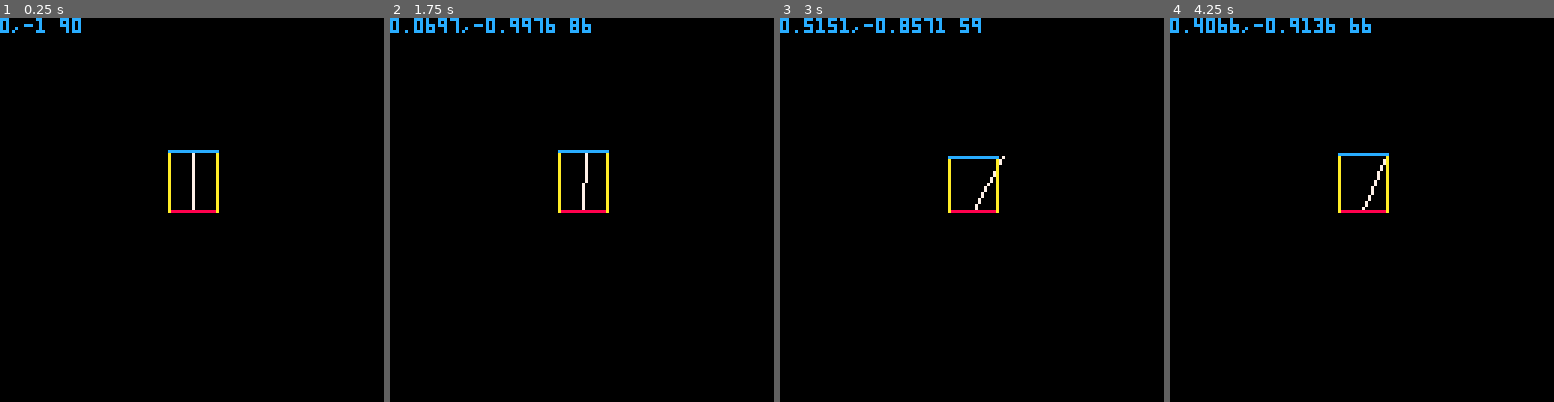
Above: before the commit, frames 1-4 (left to right).
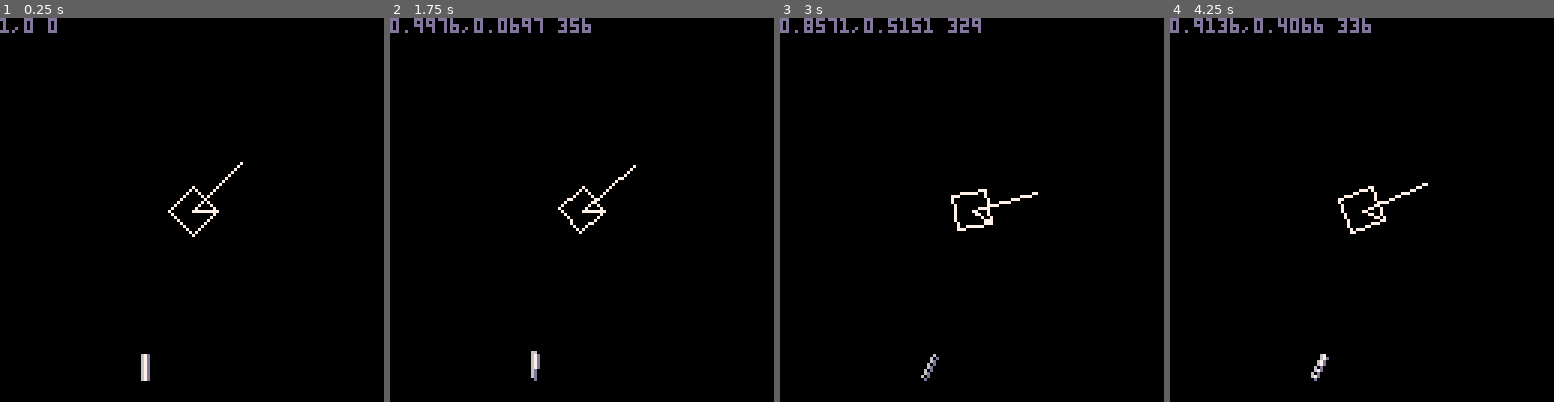
Above: after the commit, the same moments.

Repository: kallanreed/pico8_games
Game: PICO-8 cartridge rotate.p8
The game is run twice, just before and just after one commit, with the same random seed, the same clock (stepped at 60 frames per second) and the same inputs.
Inputs:
- Up to frame 1 (0.25 s): no input
- Up to frame 2 (1.75 s): hold Right from 1.6 s (still down)
- Up to frame 3 (3 s): release Right at 2.1 s; hold Right from 2.47 s (still down)
- Up to frame 4 (4.25 s): release Right at 3.03 s; hold Left 3.08-3.58 s; hold Right from 4.02 s (still down)

The runs differ from the first frame. In frame 1, 1.4% of the frame differs, in the area x 0-64%, y 0-95%; in frame 2, 2.0%; in frame 3, 2.1%; in frame 4, 2.1%, in the area x 0-68%, y 0-95%.

Commit message:
rotate matrix

Diff:
--- a/rotate.p8
+++ b/rotate.p8
@@ -3,25 +3,34 @@
 __lua__
 
 function _init()
-	a=90
-	ax=0
-	ay=0
-	x1=64
-	y1=64
-	x2=ax+x1
-	y2=ay+y1
+	a=0
 end
 
 function _update()
  --a=(a+1)%360
  if (btn(⬅️)) a=(a+1)%360
  if (btn(➡️)) a=(a-1)%360
+end
 
- ax=cos(a/360)
- ay=sin(a/360)
+function rotate(x,y,cx,cy,a)
+ ca=cos(a/360) sa=sin(a/360)
+ x-=cx y-=cy
+ local rx=x*ca-y*sa
+ local ry=x*sa+y*ca
+ return rx+cx,ry+cy
+end
 
-	x2=ax*20+x1
-	y2=ay*20+y1
+function draw_shape(points)
+ for i=2,#points do
+  local cx,cy=64,64
+  local p1=points[i-1]
+  local p2=points[i]
+  local x1,y1=rotate(
+   p1[1],p1[2],cx,cy,a)
+  local x2,y2=rotate(
+   p2[1],p2[2],cx,cy,a)
+  line(x1,y1,x2,y2,7)
+ end
 end
 
 function _draw()
@@ -33,18 +42,29 @@
  --tline(x1+ay,y1+ax,x2+ay,y2+ax,
  -- 1+(7/8),0,-.125)
 
- line(x1,y1,x2,y2,7)
- line(x1-8,y1,x1+8,y1,8)
- line(x1-8,y1,x1-8,y2,10)
- line(x1+8,y1,x1+8,y2,10)
- line(x1-8,y2,x1+8,y2,12)
+ draw_shape({
+  {72,64},{64,72},{56,64},
+  {64,56},{72,64},{64,64},
+  {80,48}
+ })
 
- print(ax..","..ay.." "..a)
+ local x1,y1,x2,y2=48,120,48,112
+ local cols={6,6,7,7,13}
+
+ for i=1,#cols do
+  local ox=(i-3)/2
+  local rx1,ry1=rotate(x1+ox,y1,x1,y1,a)
+  local rx2,ry2=rotate(x2+ox,y2,x1,y1,a) line(rx1,ry1,rx2,ry2,7)
+  line(rx1,ry1,rx2,ry2,cols[i])
+ end
+
+
+ print(ca..","..sa.." "..a)
 end
 __gfx__
-000000008888888889abc12e00aaaa00000000000000000000000000000000000000000000000000000000000000000000000000000000000000000000000000
-000000009999999989abc12e0aaaaaa0000000000000000000000000000000000000000000000000000000000000000000000000000000000000000000000000
-00700700aaaaaaaa89abc12eaa0aa0aa000000000000000000000000000000000000000000000000000000000000000000000000000000000000000000000000
+000000008888888889abc12e00aaaa00666666660000000000000000000000000000000000000000000000000000000000000000000000000000000000000000
+000000009999999989abc12e0aaaaaa0777777770000000000000000000000000000000000000000000000000000000000000000000000000000000000000000
+00700700aaaaaaaa89abc12eaa0aa0aadddddddd0000000000000000000000000000000000000000000000000000000000000000000000000000000000000000
 00077000bbbbbbbb89abc12eaaaaaaaa000000000000000000000000000000000000000000000000000000000000000000000000000000000000000000000000
 00077000cccccccc89abc12eaaaaaaaa000000000000000000000000000000000000000000000000000000000000000000000000000000000000000000000000
 007007001111111189abc12eaa0aa0aa000000000000000000000000000000000000000000000000000000000000000000000000000000000000000000000000
